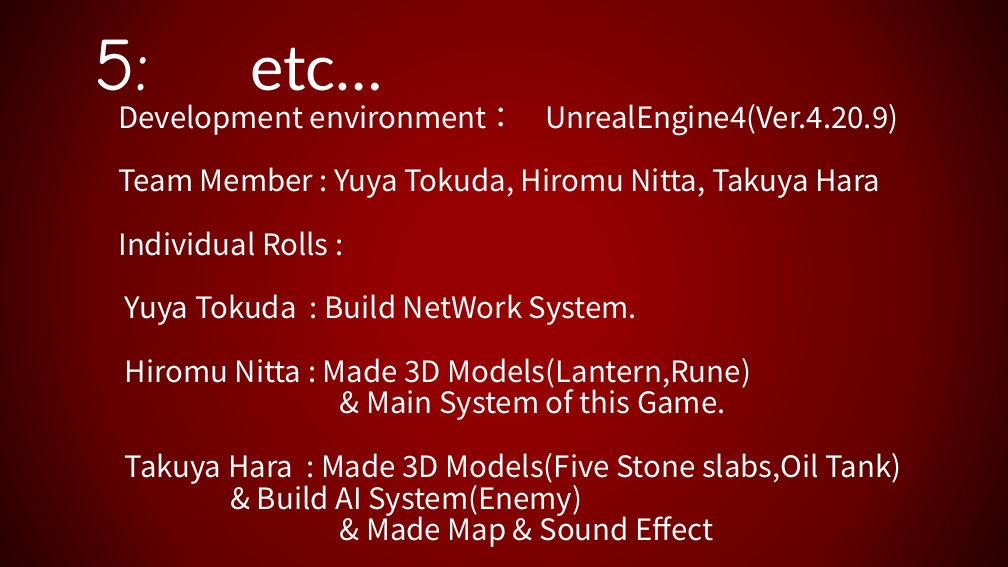
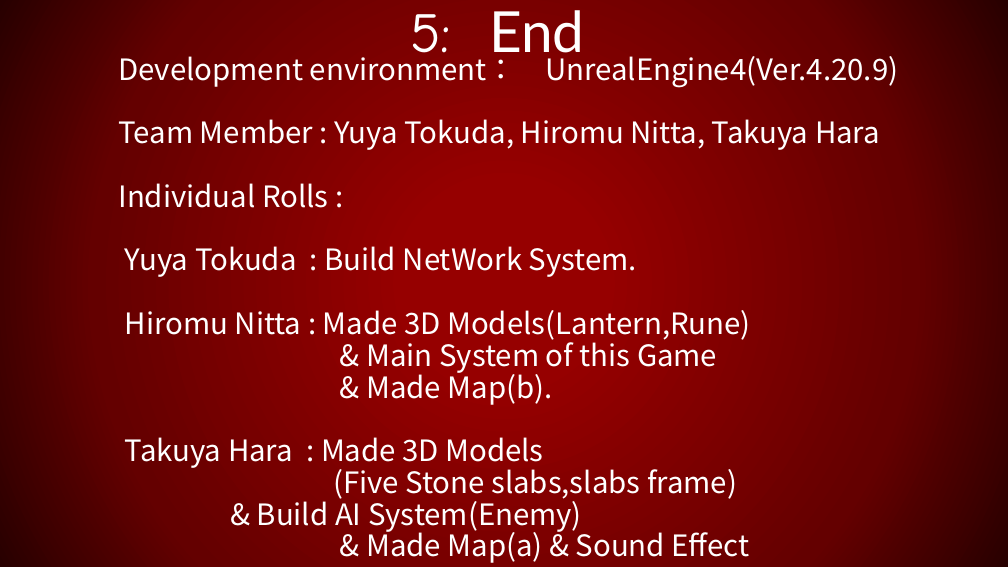
Before and after one commit to 1816025/UE4-Project, a slide deck: slide 15 of TEAM2020.pptx (slide 14 before the commit). Drawn at 1008x567 pixels with LibreOffice and Linux fonts; fonts in the diff are those of the drawing. Boxes give left, top, right and bottom in pixels: in the first picture for what was removed or moved away, otherwise in the second. Text is boxed around its words. In the diff, an @@ line names an element or a change of style, - is before the commit and + after.

```diff
--- a/TEAM2020.pptx
+++ b/TEAM2020.pptx
@@ text at bbox=[410, 10, 584, 71]: text changed; size 60 to 54 pt @@
-5: etc…
+5: End
@@ text "Development environment： UnrealEngine4(Ver.4.20.9)": place and size @@
-text "Development environment： UnrealEngine4(Ver.4.20.9)" at bbox=[118, 104, 901, 547]
+text "Development environment： UnrealEngine4(Ver.4.20.9)" at bbox=[118, 50, 898, 563]
@@ text at bbox=[125, 336, 737, 499]: text changed @@
-& Main System of this Game.
-Takuya Hara : Made 3D Models(Five Stone slabs,Oil Tank)
+& Main System of this Game
+& Made Map(b).
+Takuya Hara : Made 3D Models
+(Five Stone slabs,slabs frame)
@@ text at bbox=[366, 527, 750, 563]: text changed @@
-& Made Map & Sound Effect
+& Made Map(a) & Sound Effect
```
Also in this commit, not shown: 8 other slides changed, 4 slides added, 6 slides removed.
